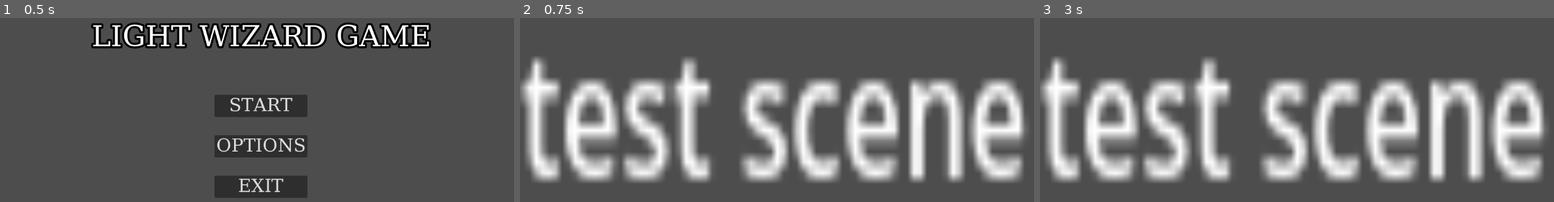
Above: before the commit, frames 1-3 (left to right).
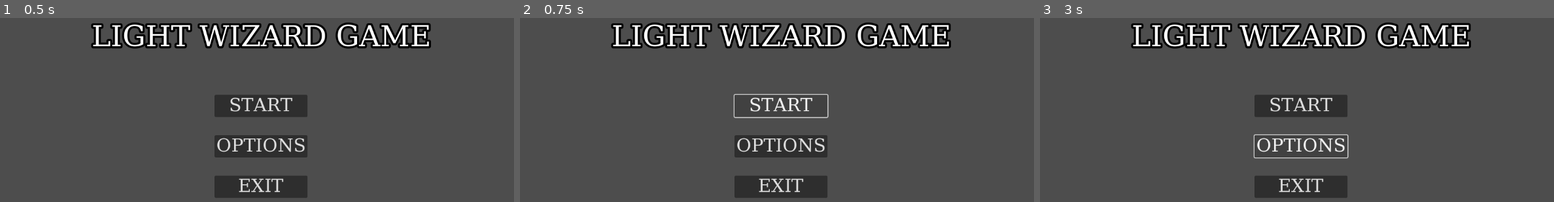
Above: after the commit, the same moments.

Repository: Obliii/projectlightbulb
Game: Godot game, scene res://Scenes/menu.tscn
The game is run twice, just before and just after one commit, with the same random seed, the same clock (stepped at 60 frames per second) and the same inputs.
Inputs (mouse positions are in pixels of both pictures, inside the frame that each line leads up to):
- Up to frame 1 (0.5 s): no input
- Up to frame 2 (0.75 s): click "START" at 0.5 s
- Up to frame 3 (3 s): click (1302, 106) at 1.25 s, where only the run after the commit has a clickable "START"; click (1302, 106) at 2 s, where only the run after the commit has a clickable "START"; click (1302, 146) at 2.75 s, where only the run after the commit has a clickable "OPTIONS"

Frame 1 is identical in both runs. In frame 2, 46% of the frame differs, in the area x 0-99%, y 2-98%; in frame 3, 46%.
Error after the commit: Parse Error: Class "MainMenu" hides a global script class. (res://scripts/menu.gd:1)

Commit message:
Reorganize file structure

Diff:
--- a/Scenes/menu.tscn
+++ b/Scenes/menu.tscn
@@ -1,6 +1,6 @@
 [gd_scene load_steps=4 format=3 uid="uid://p2stssxfagl1"]
 
-[ext_resource type="Script" path="res://Scripts/menu.gd" id="1_q07h7"]
+[ext_resource type="Script" path="res://scripts/menu.gd" id="1_wvl4i"]
 
 [sub_resource type="SystemFont" id="SystemFont_d2gpc"]
 font_names = PackedStringArray("Fantasy")
@@ -15,7 +15,7 @@
 anchor_bottom = 1.0
 grow_horizontal = 2
 grow_vertical = 2
-script = ExtResource("1_q07h7")
+script = ExtResource("1_wvl4i")
 
 [node name="Background" type="TextureRect" parent="."]
 layout_mode = 1
--- a/project.godot
+++ b/project.godot
@@ -11,6 +11,6 @@
 [application]
 
 config/name="Light Themed GameJam Project"
-run/main_scene="res://Scenes/menu.tscn"
+run/main_scene="res://scenes/menu.tscn"
 config/features=PackedStringArray("4.2", "Forward Plus")
 config/icon="res://icon.svg"
